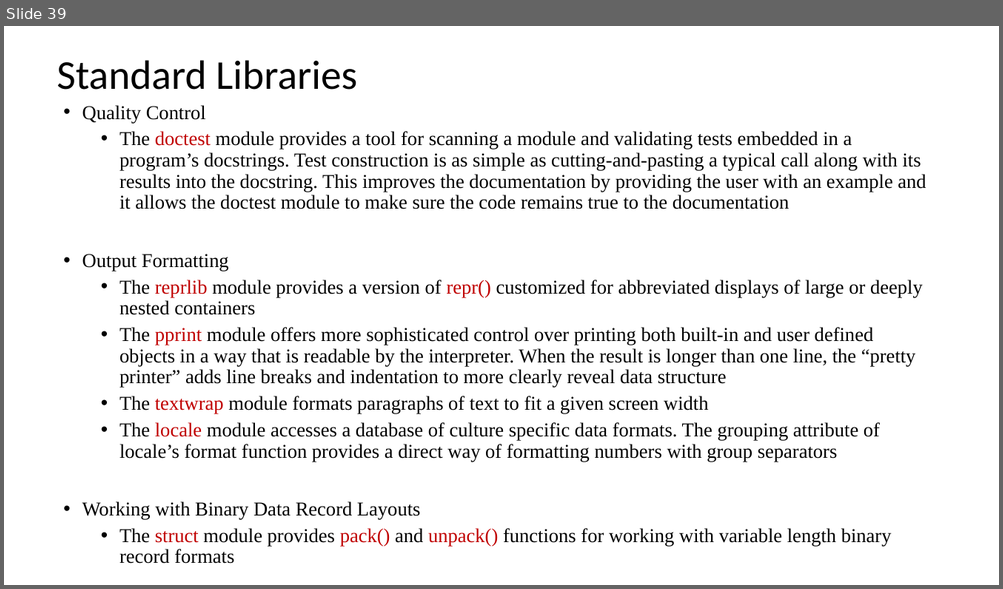
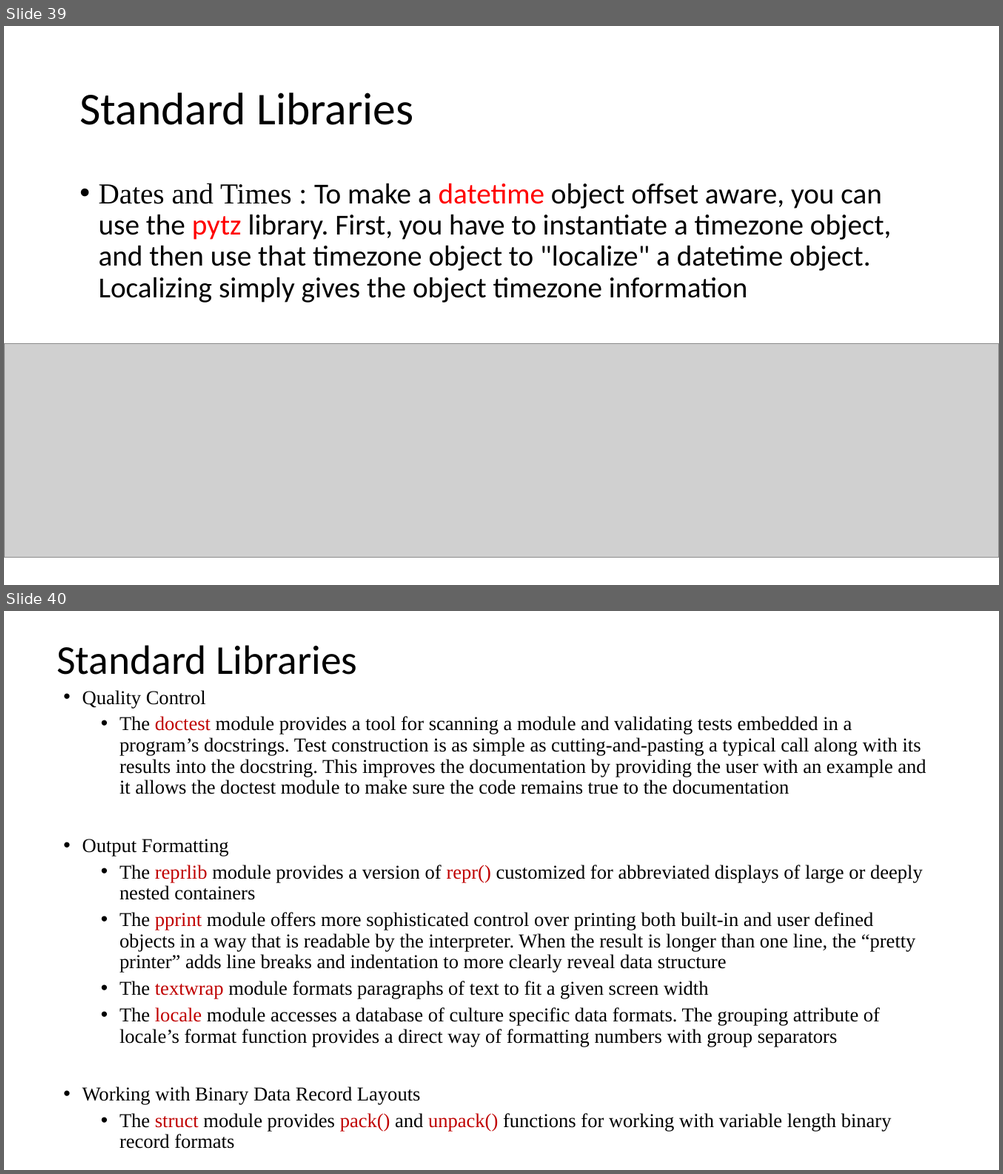
Before and after one commit to EmoryPython/Lab, a slide deck: lecture/Python Programing.pptx. Shown one above the other, each under a label of ours: slide 39 before the commit, slides 39 and 40 after it. The pictures are 1003x589 and 1003x1174 pixels, drawn with LibreOffice and Linux fonts; fonts in the diff are those of the drawing; grey boxes stand for pictures. Boxes give left, top, right and bottom in pixels: in the first picture for what was removed or moved away, otherwise in the second. Text is boxed around its words. In the diff, an @@ line names an element or a change of style, - is before the commit and + after.

```diff
--- a/lecture/Python Programing.pptx
+++ b/lecture/Python Programing.pptx
@@ slide 39 added at (4, 26, 999, 585), background #FFFFFF @@
@@ title added at (79, 93, 413, 125), 44 pt, text #000000 @@
+Standard Libraries
@@ text added at (99, 183, 891, 303), 28 pt, text #000000 @@
+• Dates and Times : To make a datetime object offset aware, you can use the pytz library. First, you have to instantiate a timezone object, and then use that timezone object to "localize" a datetime object. Localizing simply gives the object timezone information
@@ picture added at (4, 344, 999, 558) @@
@@ what was slide 39 is now slide 40 @@
```
Also in this commit, not shown: 5 slides changed, 7 other slides added.
